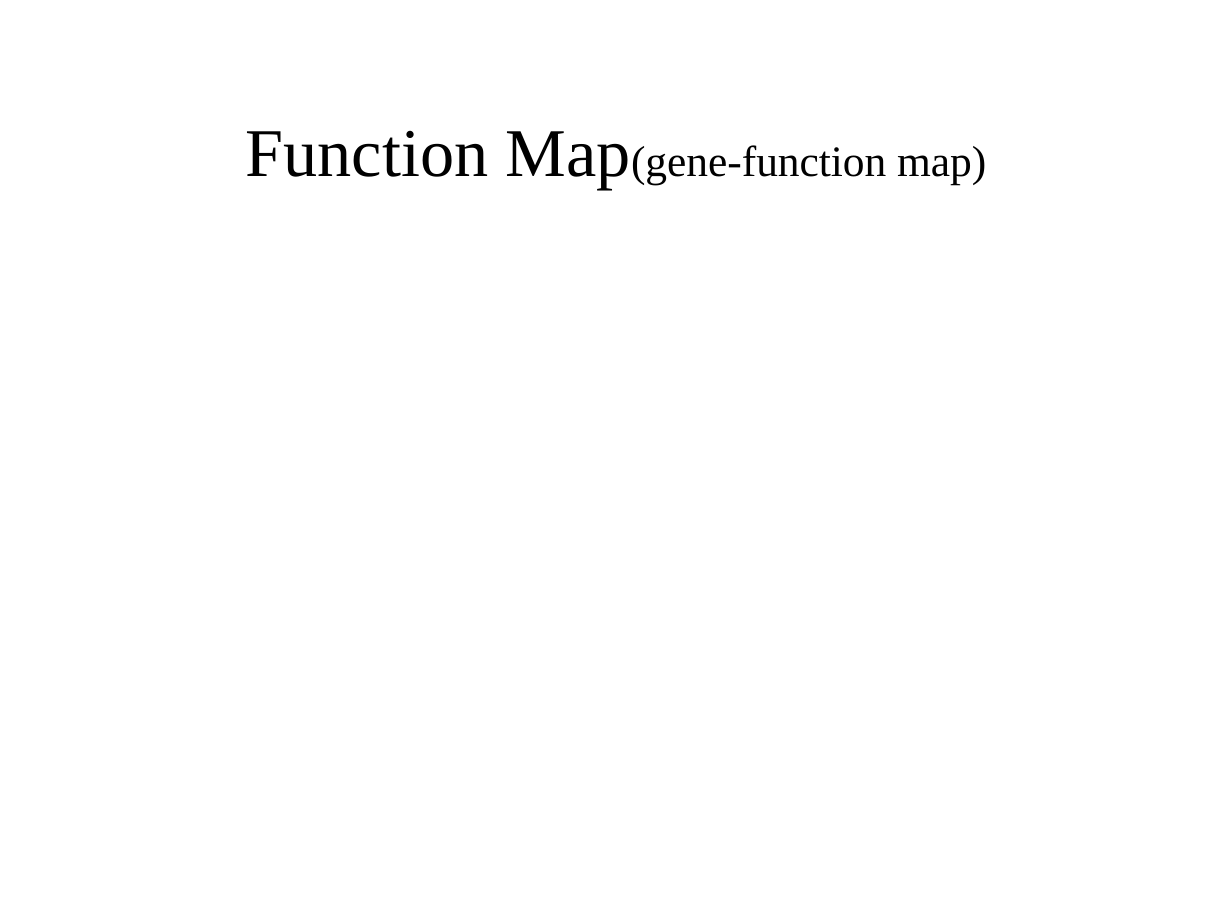
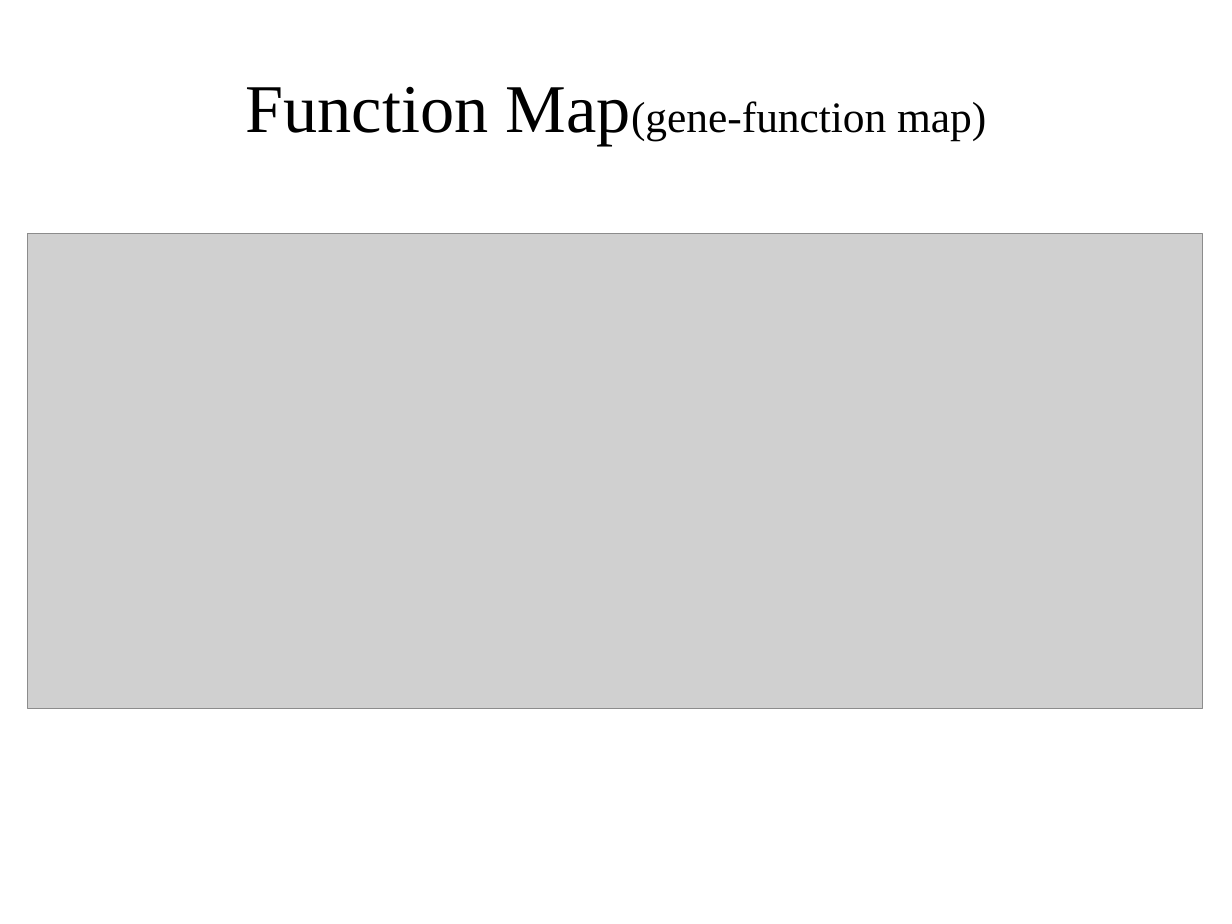
Before and after one commit to polyactis/annot, a slide deck: slide 12 of trunk/doc/lab_meeting_2006_11_21/lm_11_21_06.ppt (slide 10 before the commit). Drawn at 1232x924 pixels with LibreOffice and Linux fonts; fonts in the diff are those of the drawing; grey boxes stand for pictures. Boxes give left, top, right and bottom in pixels: in the first picture for what was removed or moved away, otherwise in the second. Text is boxed around its words. In the diff, an @@ line names an element or a change of style, - is before the commit and + after.

```diff
--- a/trunk/doc/lab_meeting_2006_11_21/lm_11_21_06.ppt
+++ b/trunk/doc/lab_meeting_2006_11_21/lm_11_21_06.ppt
@@ title "Function Map(gene-function map)": place and size @@
-title "Function Map(gene-function map)" at <box>246,130,986,190</box>
+title "Function Map(gene-function map)" at <box>246,86,986,146</box>
@@ picture added at <box>28,234,1203,709</box> @@
```
Also in this commit, not shown: 4 other slides changed, 15 slides added, 9 slides removed, 42 other files.
